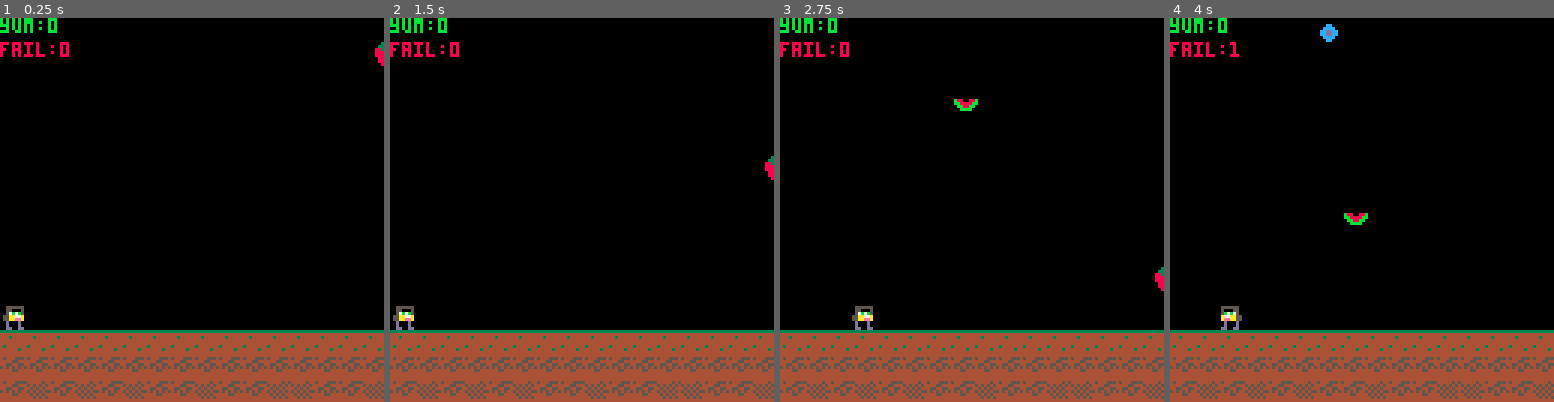
Above: before the commit, frames 1-4 (left to right).
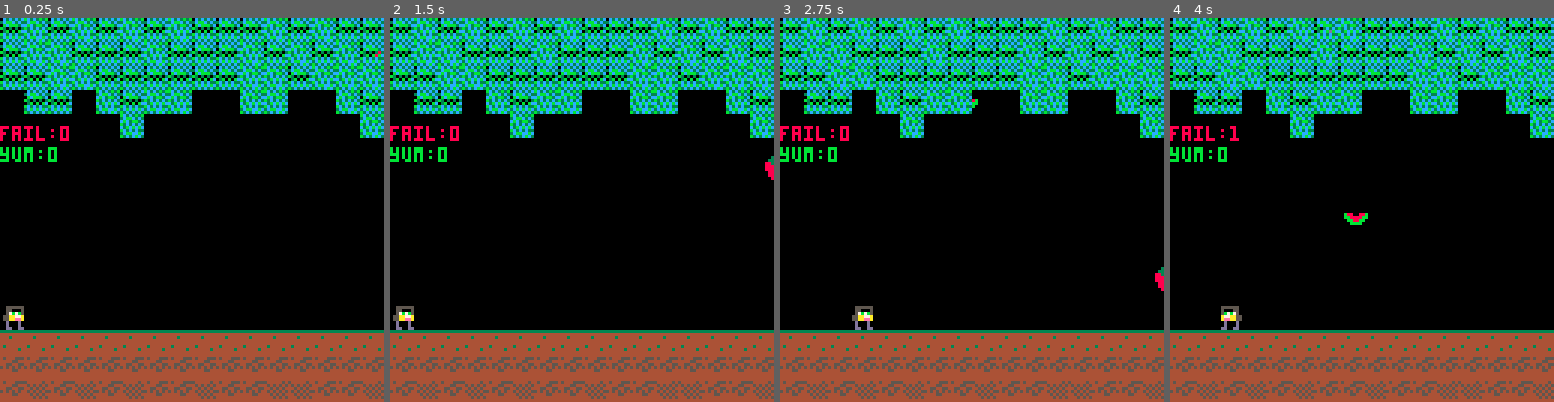
Above: after the commit, the same moments.

Repository: suletm/fruitomania
Game: PICO-8 cartridge fruitomania.p8
The game is run twice, just before and just after one commit, with the same random seed, the same clock (stepped at 60 frames per second) and the same inputs.
Inputs:
- Up to frame 1 (0.25 s): no input
- Up to frame 2 (1.5 s): no input
- Up to frame 3 (2.75 s): hold Right 1.6-2.1 s; hold Right from 2.47 s (still down)
- Up to frame 4 (4 s): release Right at 3.03 s; hold Left 3.08-3.58 s

The runs differ from the first frame. In frame 1, 22% of the frame differs, in the area x 0-100%, y 0-38%; in frame 2, 22%; in frame 3, 22%; in frame 4, 22%.

Commit message:
Adding canopy and shifting scores a bit lower

Diff:
--- a/fruitomania.p8
+++ b/fruitomania.p8
@@ -1,9 +1,8 @@
 pico-8 cartridge // http://www.pico-8.com
 version 16
 __lua__
--- Experimentation with PICO8 platform for the first time
--- This is also my first time writing LUA
-
+--- Experimentation with PICO8 platform for the first time
+--- This is also my first time writing LUA
 function _init()
     srand()
     // contains numbers of berry sprites
@@ -106,140 +105,141 @@
     // map( celx, cely, sx, sy, celw, celh, [layer] )
     // main platform
     map(0, 61, 0, 104, 16, 3)
-
+    // draw canopy
+    map(0,54, 0, 0, 16, 5)
     // print score
-    print("yum:"..player.score["yum"], 0,0,11) // green
-    print("fail:"..player.score["fail"], 0,8,8) // red
-end
-…(132 lines of a section not shown)…
+    print("fail:"..player.score["fail"], 0,36,8) // red
+    print("yum:"..player.score["yum"], 0,43,11) // green
+end
+…(132 lines of a section not shown)…
Not shown, changed: 23 lines of the sprite sheet (__gfx__) section of fruitomania.p8
